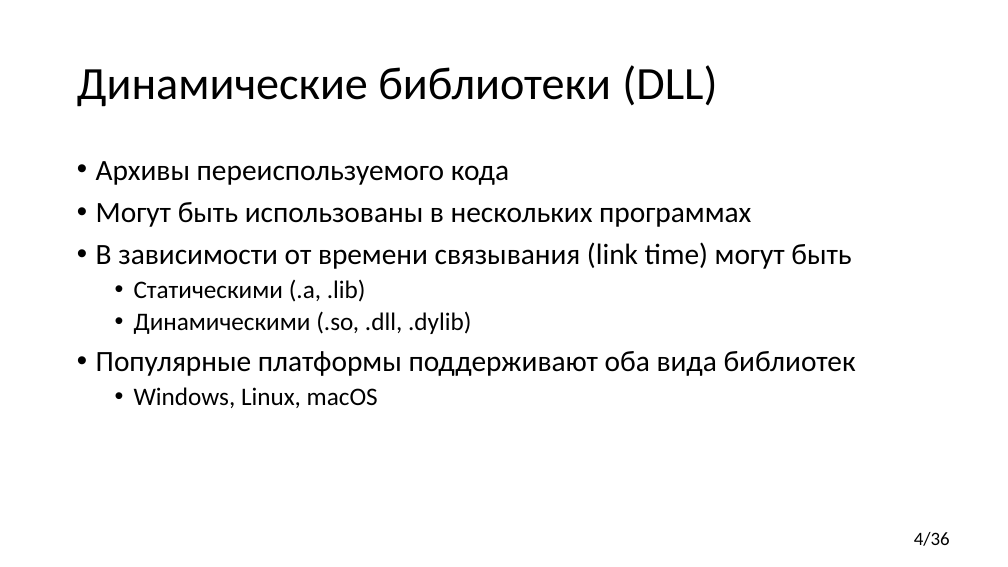
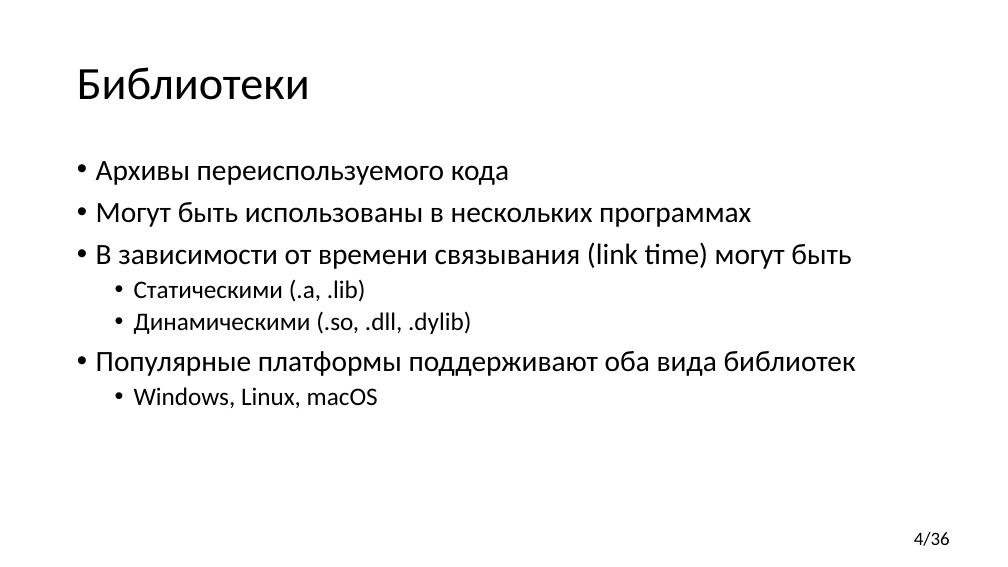
Before and after one commit to yugr/CppRussia, a slide deck: slide 4 of 2024/RU.pptx. Drawn at 1008x567 pixels with LibreOffice and Linux fonts; fonts in the diff are those of the drawing. Boxes give left, top, right and bottom in pixels: in the first picture for what was removed or moved away, otherwise in the second. Text is boxed around its words. In the diff, an @@ line names an element or a change of style, - is before the commit and + after.

```diff
--- a/2024/RU.pptx
+++ b/2024/RU.pptx
@@ title at (x1=77, y1=67, x2=310, y2=100): text changed @@
-Динамические библиотеки (DLL)
+Библиотеки
```
Also in this commit, not shown: 6 other slides changed, 1 slide added.
